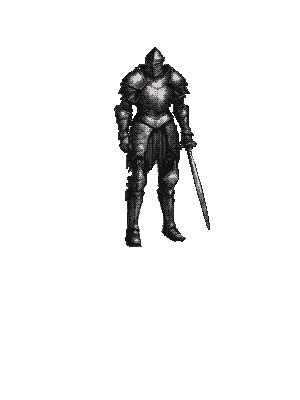
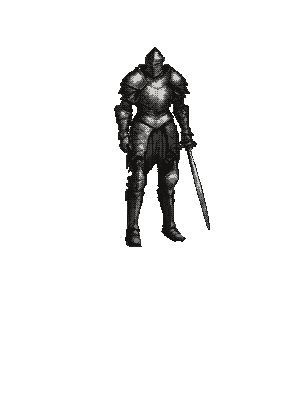
Before/after of a 300×400 layered artwork. What changed in the layer stack:
painted on "레이어 5" over 115, 48, 196, 247
